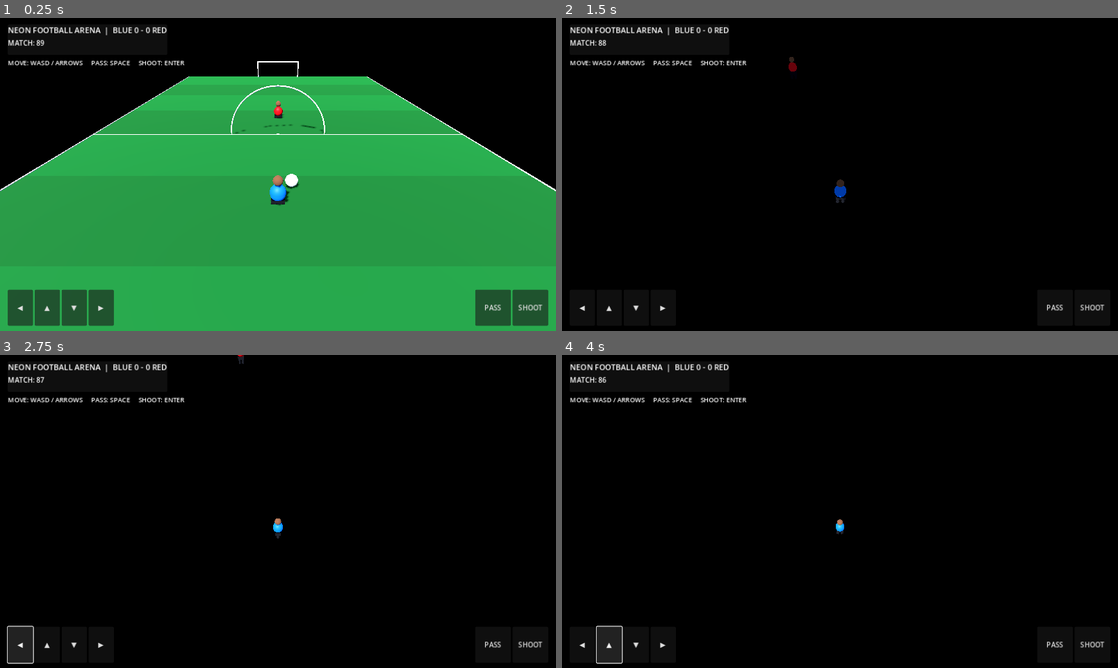
Above: before the commit, frames 1-4 (two rows, left to right).
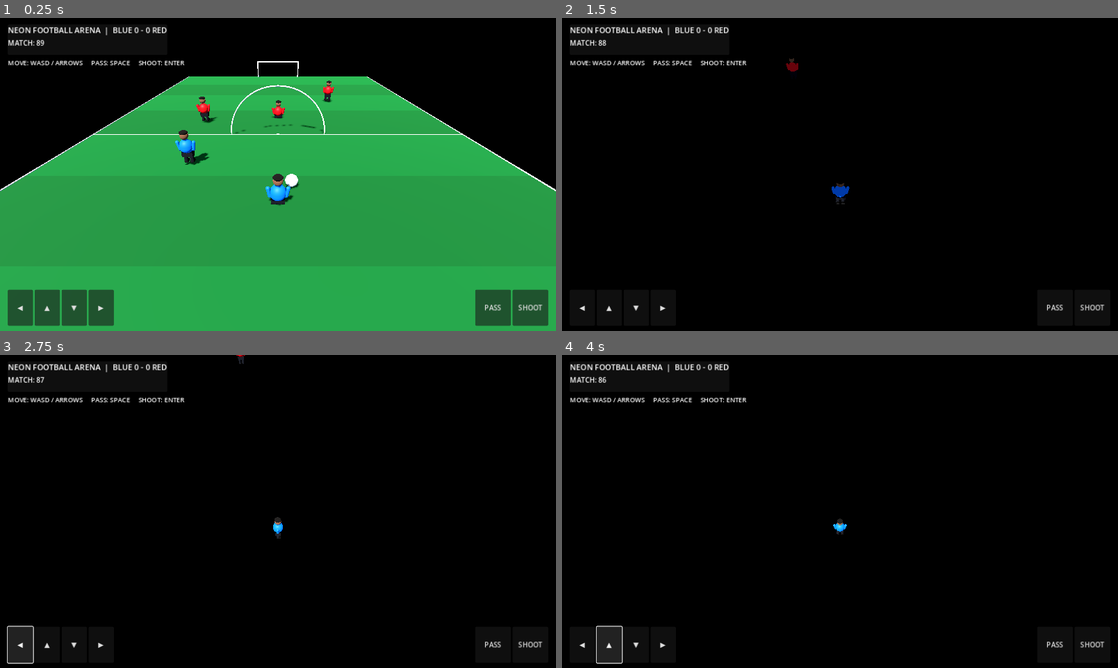
Above: after the commit, the same moments.

Repository: jasti1-real/Games-
Game: Godot game, scene res://Main.tscn
Same seed, same stepped clock (60 frames per second), same inputs: the game is played once before the commit and once after it.
Inputs:
- Up to frame 1 (0.25 s): no input
- Up to frame 2 (1.5 s): tap Enter (shoot_ball) at 0.5, 1.35 s; hold D (move_right) 0.53-1.28 s; tap Space (pass_ball) at 0.6 s; hold S (move_back) from 1.28 s (still down)
- Up to frame 3 (2.75 s): release S (move_back) at 2 s; click "◀" at 2 s
- Up to frame 4 (4 s): hold D (move_right) 2.78-3.5 s; tap Space (pass_ball) at 2.85 s; click "▲" at 3.5 s

The runs differ from the first frame. In frame 1, 0.7% of the frame differs, in the area x 31-61%, y 20-59%; in frame 2, less than 0.1%; in frame 3, less than 0.1%; in frame 4, less than 0.1%.

Commit message:
Improve 3D footballer models and add basic team AI

Diff:
--- a/android-game/main.gd
+++ b/android-game/main.gd
@@ -10,6 +10,8 @@
 var ball: RigidBody3D
 var camera_3d: Camera3D
 var opponent: CharacterBody3D
+var ai_players: Array[CharacterBody3D] = []
+var animation_clock := 0.0
 var hud_label: Label
 var touch_vector := Vector2.ZERO
 var action_pass := false
@@ -63,6 +65,10 @@
 
 	player = _make_player("HomePlayer", Vector3(0, 0.1, 9), Color(0.05, 0.45, 1.0))
 	opponent = _make_player("Opponent", Vector3(0, 0.1, -5), Color(0.9, 0.08, 0.1))
+	ai_players.append(opponent)
+	ai_players.append(_make_player("BlueTeammate", Vector3(-6, 0.1, 5), Color(0.05, 0.45, 1.0)))
+	ai_players.append(_make_player("RedDefender", Vector3(6, 0.1, -10), Color(0.9, 0.08, 0.1)))
+	ai_players.append(_make_player("RedWing", Vector3(-7, 0.1, -3), Color(0.9, 0.08, 0.1)))
 	ball = RigidBody3D.new()
 	ball.name = "Football"
 	ball.position = Vector3(0.8, 0.55, 7.5)
@@ -154,6 +160,38 @@
 	head.position.y = 1.93
 	head.material_override = skin
 	body.add_child(head)
+	# Simple arms make the procedural prototype read more clearly as a footballer.
+	for side in [-1.0, 1.0]:
+		var arm := MeshInstance3D.new()
+		var arm_mesh := CapsuleMesh.new()
+		arm_mesh.radius = 0.12
+		arm_mesh.height = 0.72
+		arm.mesh = arm_mesh
+		arm.position = Vector3(side * 0.48, 1.22, 0.02)
+		arm.rotation_degrees.z = side * -12.0
+		arm.material_override = kit
+		body.add_child(arm)
+	var hair := MeshInstance3D.new()
+	var hair_mesh := SphereMesh.new()
+	hair_mesh.radius = 0.275
+	hair_mesh.height = 0.25
+	hair.mesh = hair_mesh
+	hair.position = Vector3(0, 2.13, 0.015)
+	var hair_mat := StandardMaterial3D.new()
+	hair_mat.albedo_color = Color(0.055, 0.035, 0.02)
+	hair.material_override = hair_mat
+	body.add_child(hair)
+	for side in [-1.0, 1.0]:
+		var eye := MeshInstance3D.new()
+		var eye_mesh := SphereMesh.new()
+		eye_mesh.radius = 0.035
+		eye_mesh.height = 0.05
+		eye.mesh = eye_mesh
+		eye.position = Vector3(side * 0.09, 1.96, -0.235)
+		var eye_mat := StandardMaterial3D.new()
+		eye_mat.albedo_color = Color(0.025, 0.02, 0.015)
+		eye.material_override = eye_mat
+		body.add_child(eye)
 	var shorts := MeshInstance3D.new()
 	var shorts_mesh := BoxMesh.new()
 	shorts_mesh.size = Vector3(0.72, 0.34, 0.43)
@@ -170,6 +208,15 @@
 		leg.position = Vector3(side * 0.2, 0.28, 0)
 		leg.material_override = shorts_mat
 		body.add_child(leg)
+		var boot := MeshInstance3D.new()
+		var boot_mesh := BoxMesh.new()
+		boot_mesh.size = Vector3(0.23, 0.12, 0.38)
+		boot.mesh = boot_mesh
+		boot.position = Vector3(side * 0.2, 0.07, -0.08)
+		var boot_mat := StandardMaterial3D.new()
+		boot_mat.albedo_color = Color(0.025, 0.025, 0.03)
+		boot.material_override = boot_mat
+		body.add_child(boot)
 	add_child(body)
 	return body
 
@@ -256,7 +303,7 @@
 	player.velocity.x = input_dir.x * MOVE_SPEED
 	player.velocity.z = input_dir.y * MOVE_SPEED
 	if input_dir.length() > 0.05:
-		player.rotation.y = atan2(input_dir.x, input_dir.y)
+		player.rotation.y = atan2(input_dir.x, -input_dir.y)
 	player.velocity.y -= 22.0 * delta
 	player.move_and_slide()
 	player.position.x = clampf(player.position.x, -FIELD_WIDTH / 2.0 + 1.0, FIELD_WIDTH / 2.0 - 1.0)
